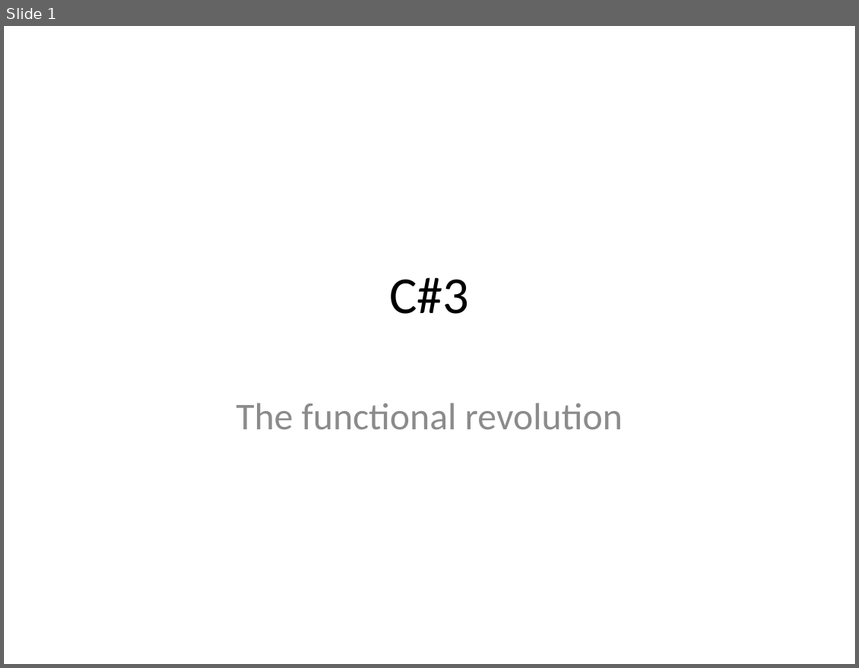
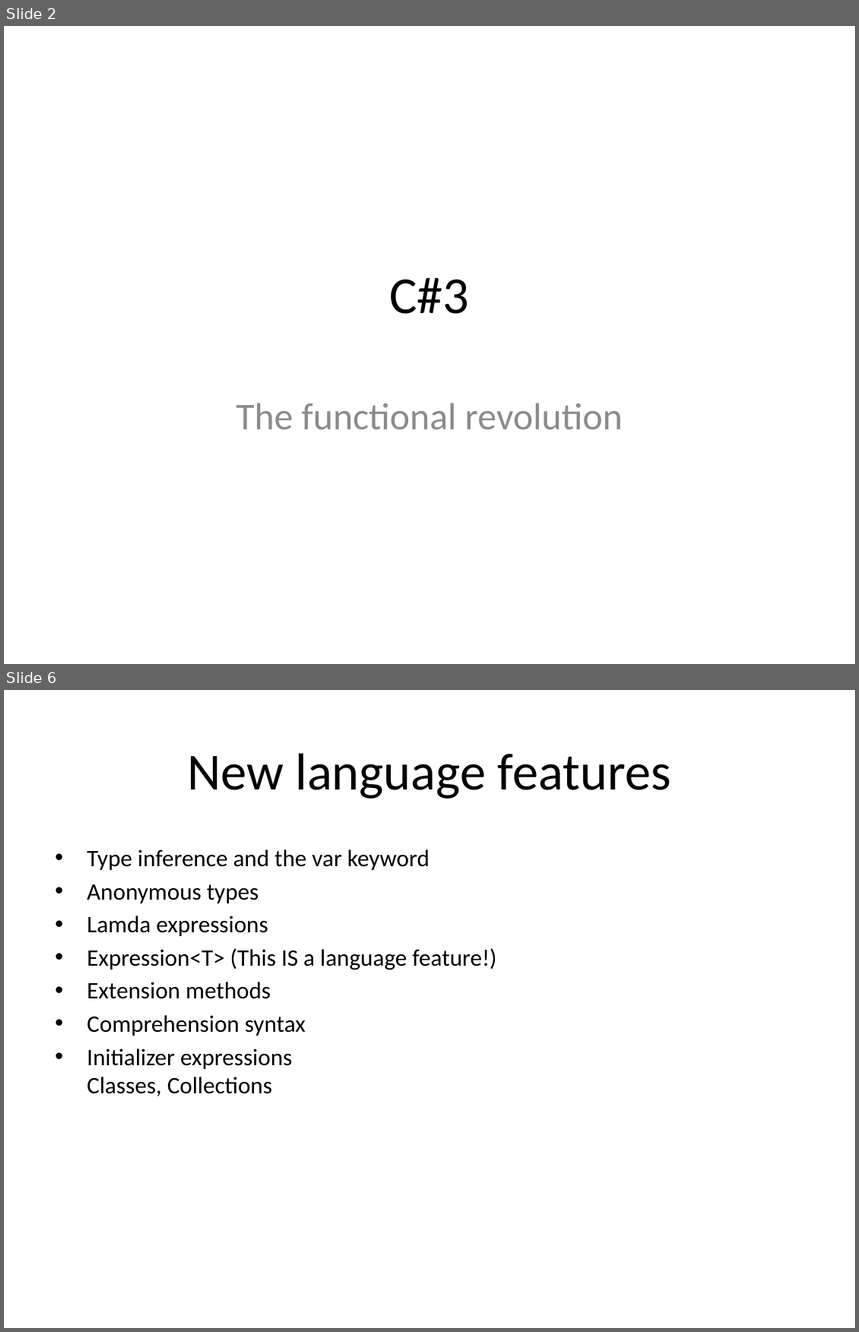
Before and after one commit to mlidbom/CSharpElevate, a slide deck: CSharp3.pptx. Shown one above the other, each under a label of ours: slide 1 before the commit, slides 2 and 6 after it; the slides between them are not shown. The pictures are 859x668 and 859x1332 pixels, drawn with LibreOffice and Linux fonts; fonts in the diff are those of the drawing. Boxes give left, top, right and bottom in pixels: in the first picture for what was removed or moved away, otherwise in the second. Text is boxed around its words. In the diff, an @@ line names an element or a change of style, - is before the commit and + after.

```diff
--- a/CSharp3.pptx
+++ b/CSharp3.pptx
@@ slide 6 added at <box>4,690,855,1328</box>, background #FFFFFF @@
@@ title added at <box>187,753,671,799</box>, 44 pt, text #000000 @@
+New language features
@@ text added at <box>87,850,496,1097</box>, 20 pt, text #000000 @@
+• Type inference and the var keyword
+• Anonymous types
+• Lamda expressions
+• Expression<T> (This IS a language feature!)
+• Extension methods
+• Comprehension syntax
+• Initializer expressions
+  Classes, Collections
@@ what was slide 1 is now slide 2 @@
```
Also in this commit, not shown: 3 slides changed, 1 other slide added.
